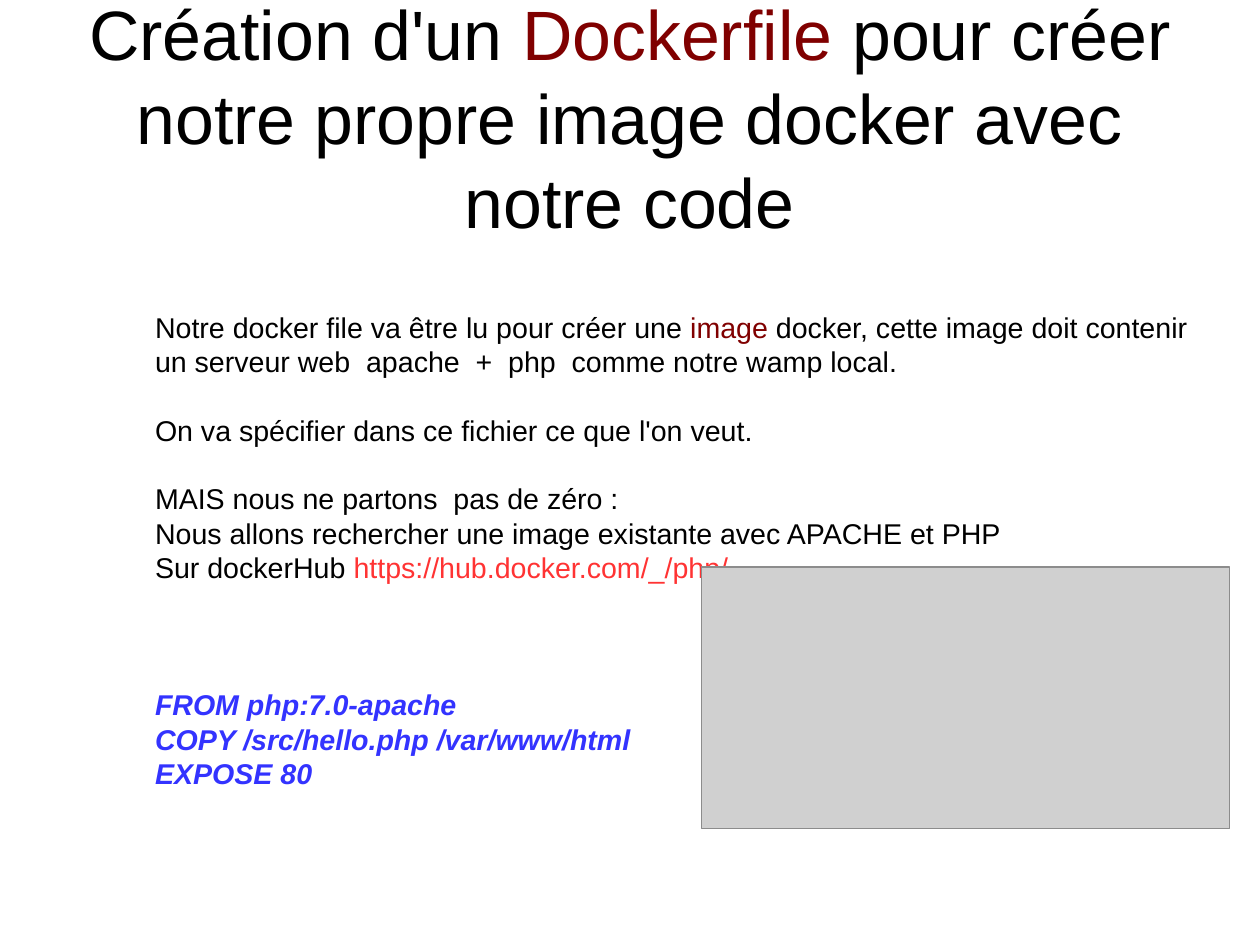
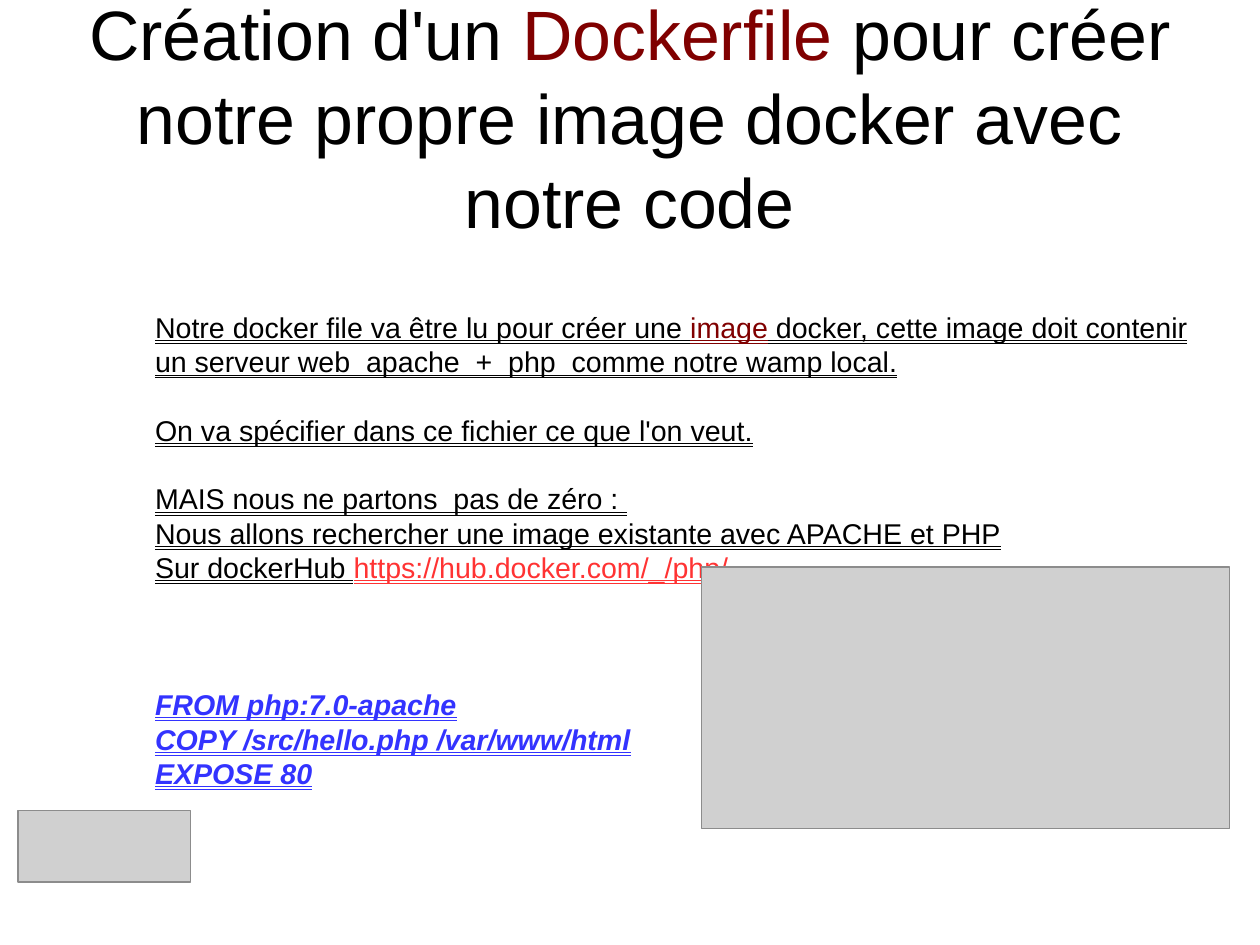
Before and after one commit to heylve/current, a slide deck: slide 9 of Rencontre_devs/docker_dev_conf_20_11_2017.odp (slide 6 before the commit). Drawn at 1260x945 pixels with LibreOffice and Linux fonts; fonts in the diff are those of the drawing; grey boxes stand for pictures. Boxes give left, top, right and bottom in pixels: in the first picture for what was removed or moved away, otherwise in the second. Text is boxed around its words. In the diff, an @@ line names an element or a change of style, - is before the commit and + after.

Commit message:
WIP docker

```diff
--- a/Rencontre_devs/docker_dev_conf_20_11_2017.odp
+++ b/Rencontre_devs/docker_dev_conf_20_11_2017.odp
@@ text "Notre docker file va être ..." at [155,317,1188,787]: underline on @@
@@ picture added at [18,811,191,882] @@
```
Also in this commit, not shown: 11 other slides changed, 4 slides added.
